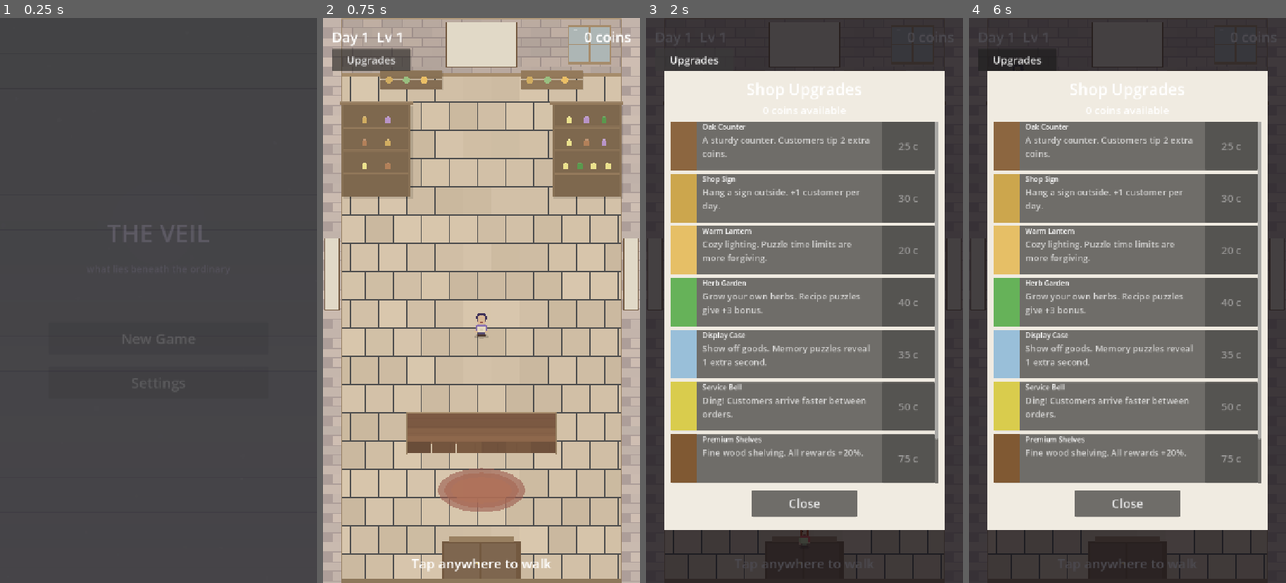
Above: before the commit, frames 1-4 (left to right).
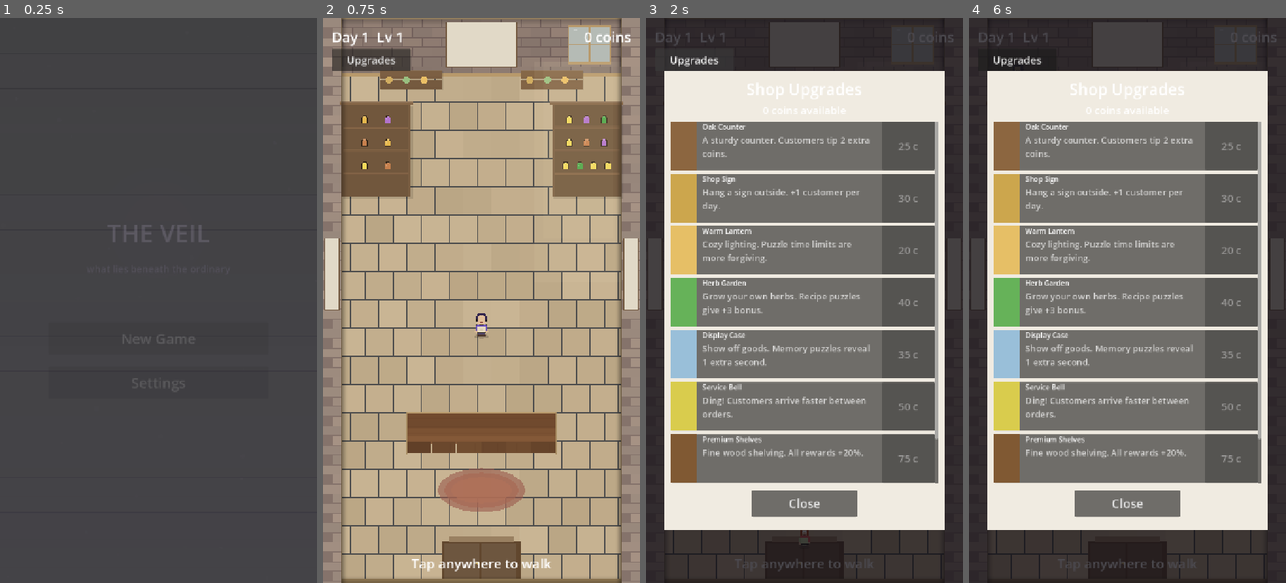
Above: after the commit, the same moments.

Repository: nkongecraig-max/theveil
Game: Godot game, scene res://scenes/main/main_menu.tscn
Same seed, same stepped clock (60 frames per second), same inputs: the game is played once before the commit and once after it.
Inputs (mouse positions are in pixels of both pictures, inside the frame that each line leads up to):
- Up to frame 1 (0.25 s): no input
- Up to frame 2 (0.75 s): click "New Game" at 0.5 s
- Up to frame 3 (2 s): click "Upgrades" at 1.25 s
- Up to frame 4 (6 s): click "Upgrades" at 2 s; click "Upgrades" at 2.75 s; tap Enter every 0.75 s from 3.5 to 5.75 s; move the mouse to (1197, 272) at 3.52 s; click (1197, 272) at 3.67 s; move the mouse to (1064, 328) at 4.27 s; click (1064, 328) at 4.42 s; move the mouse to (1159, 176) at 5.02 s; click (1159, 176) at 5.17 s; move the mouse to (1111, 413) at 5.77 s; click (1111, 413) at 5.92 s

The runs differ from the first frame. In frame 2, 68% of the frame differs, in the area x 0-100%, y 0-100%; in frame 3, less than 0.1%; in frame 4, less than 0.1%.

Commit message:
Boost visual contrast and wide appeal across all art
Darker walls/floors, brighter saturated characters, dark outlines on
all characters and shelf items, eye whites for readable expressions,
warm window light in shop, edge vignette, deeper menu background with
brighter particles.

Co-Authored-By: Claude Opus 4.6 <noreply@anthropic.com>

Diff:
--- a/scripts/visual/customer_visual.gd
+++ b/scripts/visual/customer_visual.gd
@@ -54,6 +54,8 @@
 	draw_rect(Rect2(-8 - leg_anim, 17 + bob, 8, 5), Color(0.35, 0.28, 0.22))
 	draw_rect(Rect2(0 + leg_anim, 17 + bob, 8, 5), Color(0.35, 0.28, 0.22))
 
+	# Body outline
+	draw_rect(Rect2(-11, -6 + bob, 22, 19), Color(0.12, 0.1, 0.08))
 	# Body
 	draw_rect(Rect2(-10, -5 + bob, 20, 17), body_color)
 	# Shirt detail/pattern
@@ -68,8 +70,9 @@
 	draw_circle(Vector2(-10.5, 10 + bob - arm_swing), 2.5, Color(0.82, 0.68, 0.55))
 	draw_circle(Vector2(10.5, 10 + bob + arm_swing), 2.5, Color(0.82, 0.68, 0.55))
 
-	# Head
-	var skin = Color(0.82, 0.68, 0.55)
+	# Head outline + head
+	draw_circle(Vector2(0, -14 + bob), 11, Color(0.12, 0.1, 0.08))
+	var skin = Color(0.85, 0.72, 0.58)
 	draw_circle(Vector2(0, -14 + bob), 10, skin)
 
 	# Hair by style
@@ -90,11 +93,13 @@
 				var spike_end = Vector2(cos(angle) * 15, sin(angle) * 15 - 14 + bob)
 				draw_line(spike_pos, spike_end, hair_color, 3)
 
-	# Eyes
-	draw_circle(Vector2(-3.5 * sx, -15 + bob), 1.8, Color(0.15, 0.12, 0.1))
-	draw_circle(Vector2(3.5 * sx, -15 + bob), 1.8, Color(0.15, 0.12, 0.1))
-	draw_circle(Vector2(-3 * sx, -15.5 + bob), 0.7, Color(1, 1, 1, 0.6))
-	draw_circle(Vector2(4 * sx, -15.5 + bob), 0.7, Color(1, 1, 1, 0.6))
+	# Eyes — whites, pupils, shine
+	draw_circle(Vector2(-3.5 * sx, -15 + bob), 2.8, Color(1, 1, 1))
+	draw_circle(Vector2(3.5 * sx, -15 + bob), 2.8, Color(1, 1, 1))
+	draw_circle(Vector2(-3.5 * sx, -15 + bob), 1.8, Color(0.12, 0.1, 0.08))
+	draw_circle(Vector2(3.5 * sx, -15 + bob), 1.8, Color(0.12, 0.1, 0.08))
+	draw_circle(Vector2(-3 * sx, -15.5 + bob), 0.9, Color(1, 1, 1, 0.9))
+	draw_circle(Vector2(4 * sx, -15.5 + bob), 0.9, Color(1, 1, 1, 0.9))
 
 	# Mouth
 	draw_arc(Vector2(0, -10 + bob), 2.5, deg_to_rad(10), deg_to_rad(170), 6, Color(0.55, 0.3, 0.25), 1.0)
--- a/scripts/visual/menu_background.gd
+++ b/scripts/visual/menu_background.gd
@@ -28,9 +28,9 @@
 
 func _draw() -> void:
 	# Background gradient
-	var top_color = Color(0.08, 0.07, 0.12)
-	var mid_color = Color(0.12, 0.1, 0.18)
-	var bot_color = Color(0.15, 0.12, 0.2)
+	var top_color = Color(0.04, 0.03, 0.08)
+	var mid_color = Color(0.08, 0.06, 0.14)
+	var bot_color = Color(0.12, 0.08, 0.18)
 	var band_h = 1280.0 / 16.0
 	for i in 16:
 		var t = float(i) / 16.0
@@ -56,14 +56,14 @@
 		if px < 0:
 			px += 720.0
 		var alpha = p["alpha"] * (0.7 + sin(time * 1.5 + p["phase"]) * 0.3)
-		draw_circle(Vector2(px, py), p["size"], Color(0.7, 0.65, 0.8, alpha))
+		draw_circle(Vector2(px, py), p["size"], Color(0.8, 0.75, 0.95, alpha))
 
 	# Central soft glow
 	for r in 4:
 		var radius = 80.0 + r * 30.0
 		var alpha = 0.02 - r * 0.004
 		if alpha > 0:
-			draw_circle(Vector2(360, 480), radius, Color(0.5, 0.45, 0.65, alpha))
+			draw_circle(Vector2(360, 480), radius, Color(0.55, 0.45, 0.75, alpha))
 
 	# Bottom fade
 	for i in 8:
--- a/scripts/visual/player_visual.gd
+++ b/scripts/visual/player_visual.gd
@@ -5,8 +5,8 @@
 
 const DU = preload("res://scripts/visual/draw_utils.gd")
 
-var body_color := Color(0.55, 0.45, 0.7)
-var hair_color := Color(0.25, 0.2, 0.35)
+var body_color := Color(0.45, 0.35, 0.75)
+var hair_color := Color(0.2, 0.15, 0.3)
 var facing_left := false
 var is_walking := false
 var walk_cycle: float = 0.0
@@ -42,6 +42,8 @@
 	draw_rect(Rect2(-9 - leg_spread, 18 + bob, 9, 5), Color(0.3, 0.22, 0.18))
 	draw_rect(Rect2(0 + leg_spread, 18 + bob, 9, 5), Color(0.3, 0.22, 0.18))
 
+	# Body outline
+	draw_rect(Rect2(-12 + lean, -7 + bob, 24, 20), Color(0.12, 0.1, 0.08))
 	# Body / shirt
 	draw_rect(Rect2(-11 + lean, -6 + bob, 22, 18), body_color)
 	# Shirt collar
@@ -60,8 +62,9 @@
 	draw_circle(Vector2(-11.5 + lean, 11 + bob - arm_swing), 3, Color(0.85, 0.72, 0.58))
 	draw_circle(Vector2(11.5 + lean, 11 + bob + arm_swing), 3, Color(0.85, 0.72, 0.58))
 
-	# Head
-	draw_circle(Vector2(lean, -16 + bob), 11, Color(0.85, 0.72, 0.58))
+	# Head outline + head
+	draw_circle(Vector2(lean, -16 + bob), 12, Color(0.12, 0.1, 0.08))
+	draw_circle(Vector2(lean, -16 + bob), 11, Color(0.88, 0.75, 0.6))
 	# Hair
 	draw_arc(Vector2(lean, -20 + bob), 10, deg_to_rad(180), deg_to_rad(380), 14, hair_color, 5)
 	# Side hair
@@ -75,11 +78,15 @@
 		draw_line(Vector2(-4 * sx + lean, -17 + bob), Vector2(-2 * sx + lean, -17 + bob), Color(0.15, 0.12, 0.1), 1.5)
 		draw_line(Vector2(4 * sx + lean, -17 + bob), Vector2(2 * sx + lean, -17 + bob), Color(0.15, 0.12, 0.1), 1.5)
 	else:
-		draw_circle(Vector2(-4 * sx + lean, -17 + bob), 2, Color(0.15, 0.12, 0.1))
-		draw_circle(Vector2(4 * sx + lean, -17 + bob), 2, Color(0.15, 0.12, 0.1))
+		# Eye whites
+		draw_circle(Vector2(-4 * sx + lean, -17 + bob), 3, Color(1, 1, 1))
+		draw_circle(Vector2(4 * sx + lean, -17 + bob), 3, Color(1, 1, 1))
+		# Pupils
+		draw_circle(Vector2(-4 * sx + lean, -17 + bob), 2, Color(0.12, 0.1, 0.08))
+		draw_circle(Vector2(4 * sx + lean, -17 + bob), 2, Color(0.12, 0.1, 0.08))
 		# Eye shine
-		draw_circle(Vector2(-3.5 * sx + lean, -17.5 + bob), 0.8, Color(1, 1, 1, 0.7))
-		draw_circle(Vector2(4.5 * sx + lean, -17.5 + bob), 0.8, Color(1, 1, 1, 0.7))
+		draw_circle(Vector2(-3.5 * sx + lean, -17.8 + bob), 1.0, Color(1, 1, 1, 0.9))
+		draw_circle(Vector2(4.5 * sx + lean, -17.8 + bob), 1.0, Color(1, 1, 1, 0.9))
 
 	# Nose
 	draw_circle(Vector2(lean, -14 + bob), 1.2, Color(0.78, 0.65, 0.52))
--- a/scripts/visual/shop_visuals.gd
+++ b/scripts/visual/shop_visuals.gd
@@ -5,14 +5,14 @@
 
 const DU = preload("res://scripts/visual/draw_utils.gd")
 
-# Palette
-var floor_color := Color(0.82, 0.75, 0.65)
-var wall_color := Color(0.78, 0.72, 0.68)
-var wall_back_color := Color(0.72, 0.66, 0.62)
-var counter_wood := Color(0.52, 0.38, 0.28)
-var shelf_wood := Color(0.58, 0.48, 0.36)
-var door_color := Color(0.45, 0.35, 0.25)
-var trim_color := Color(0.65, 0.55, 0.42)
+# Palette — high contrast, warm cozy tones
+var floor_color := Color(0.76, 0.68, 0.55)
+var wall_color := Color(0.62, 0.55, 0.50)
+var wall_back_color := Color(0.55, 0.48, 0.44)
+var counter_wood := Color(0.48, 0.32, 0.20)
+var shelf_wood := Color(0.52, 0.40, 0.28)
+var door_color := Color(0.38, 0.28, 0.18)
+var trim_color := Color(0.72, 0.60, 0.42)
 
 func _draw() -> void:
 	# --- Floor: stone tiles ---
@@ -76,6 +76,19 @@
 	# --- Floor rug near counter ---
 	_draw_rug(Vector2(260, 1020), Vector2(200, 100))
 
+	# --- Warm ambient light from window ---
+	var light_color = Color(1.0, 0.95, 0.8, 0.06)
+	draw_rect(Rect2(480, 100, 200, 500), light_color)
+	draw_rect(Rect2(500, 100, 160, 400), Color(1.0, 0.95, 0.8, 0.04))
+
+	# --- Edge vignette for depth ---
+	for i in 8:
+		var alpha = 0.03 * (8 - i)
+		draw_rect(Rect2(42, i * 2, 636, 2), Color(0, 0, 0, alpha))  # top
+		draw_rect(Rect2(42, 1278 - i * 2, 636, 2), Color(0, 0, 0, alpha))  # bottom
+		draw_rect(Rect2(42, 0, i * 2, 1280), Color(0, 0, 0, alpha * 0.5))  # left
+		draw_rect(Rect2(678 - i * 2, 0, i * 2, 1280), Color(0, 0, 0, alpha * 0.5))  # right
+
 func _draw_shelf_unit(pos: Vector2, size: Vector2) -> void:
 	# Shadow
 	draw_rect(Rect2(pos.x + 4, pos.y + 4, size.x, size.y), Color(0, 0, 0, 0.12))
@@ -95,7 +108,7 @@
 	# Items on shelves (colored circles as goods)
 	var rng = RandomNumberGenerator.new()
 	rng.seed = int(pos.x * 7 + pos.y)
-	var item_colors = [Color(0.82, 0.68, 0.38), Color(0.35, 0.6, 0.3), Color(0.92, 0.88, 0.55), Color(0.72, 0.58, 0.78), Color(0.7, 0.5, 0.35)]
+	var item_colors = [Color(0.9, 0.72, 0.3), Color(0.3, 0.65, 0.28), Color(0.95, 0.85, 0.35), Color(0.7, 0.45, 0.8), Color(0.78, 0.5, 0.3)]
 	for i in shelf_count:
 		var sy = pos.y + (i + 1) * (size.y / (shelf_count + 1)) - 14
 		var item_count = rng.randi_range(2, 4)
@@ -103,9 +116,13 @@
 		for j in item_count:
 			var ix = pos.x + (j + 1) * spacing
 			var c = item_colors[rng.randi() % item_colors.size()]
-			# Small jar/bottle shape
+			# Small jar/bottle shape with outline
+			draw_rect(Rect2(ix - 7, sy - 9, 14, 14), Color(0.2, 0.15, 0.1))
 			draw_rect(Rect2(ix - 6, sy - 8, 12, 12), c)
+			draw_rect(Rect2(ix - 4, sy - 13, 8, 6), Color(0.2, 0.15, 0.1))
 			draw_rect(Rect2(ix - 3, sy - 12, 6, 5), c.lightened(0.15))
+			# Shine
+			draw_rect(Rect2(ix - 4, sy - 6, 2, 4), Color(1, 1, 1, 0.2))
 
 func _draw_back_shelf(pos: Vector2, size: Vector2) -> void:
 	draw_rect(Rect2(pos.x + 2, pos.y + 2, size.x, size.y), Color(0, 0, 0, 0.1))
